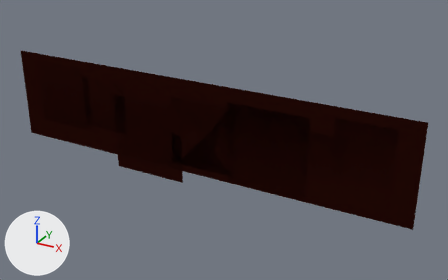
Before and after pictures for a commit that changed the Blender file Shades/Assets/Source Objects/Platform.blend.
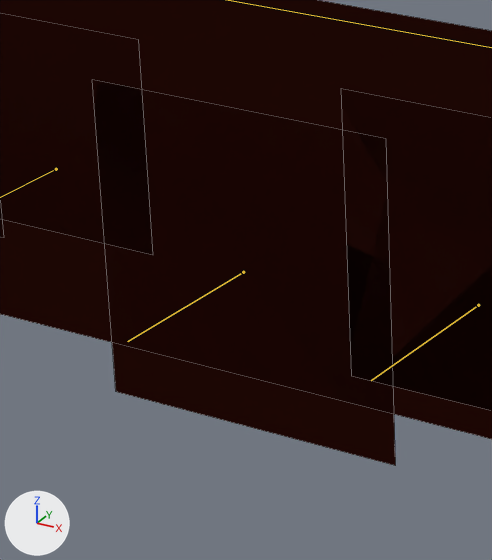
Old and new are each drawn whole from a 50 mm lens placed at (6.93, -10.7, 5.29), pointed at (0.87, 0.32, -0.22) and again close up on the part from 21% to 46% of the width and 27% to 73% of the height. The lights are fixed; the arrows at lower left show +X, +Y and +Z. The bones that bend it are drawn over the model as lines in the close-ups. The close-ups show mesh edges as thin lines.

In view in the first close-up: 'PlatformObj'.
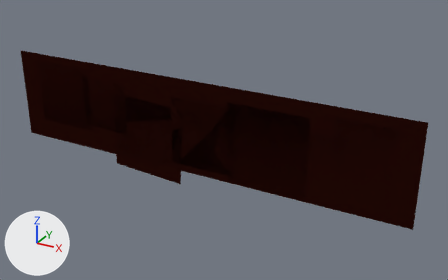
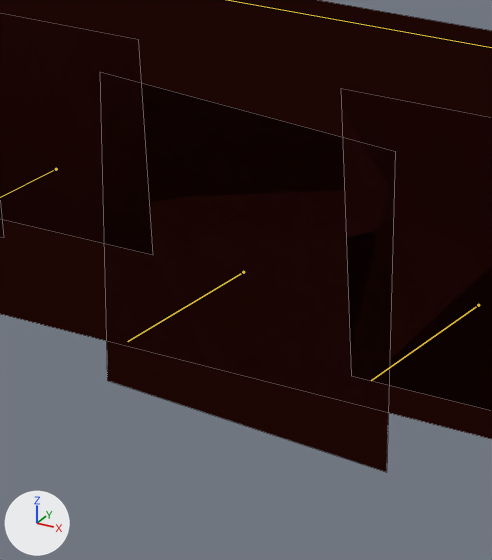
Commit message: Synced gear animation with music

The newer file adds an action. The first version stands in its rest pose; the second is drawn at frame 133 of the action 'GearArmatureAction.001'.

What the commit changed:
Bone 'Gear5' (bone_gear5) turns from (0, 0, 0) to (0, 177, 0) degrees about its own x, y and z.

Pixel boxes (x1, y1, x2, y2) of what changed, in the close-ups (492 x 560 px):
'PlatformObj', posed
    before: (0, 0, 492, 465)
    after: (0, 0, 492, 472)
